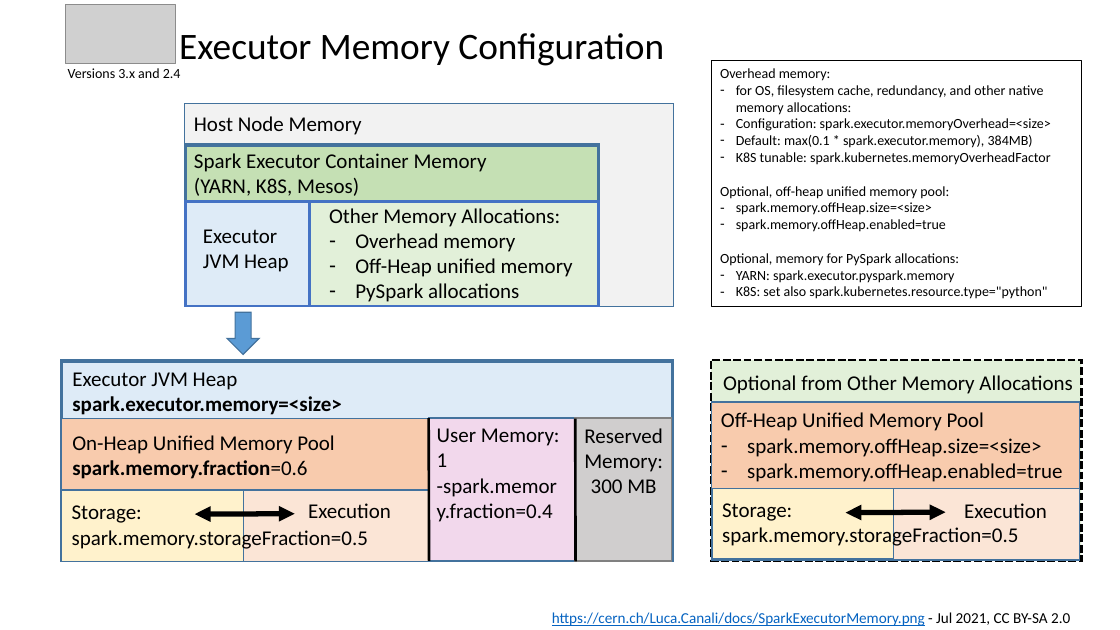
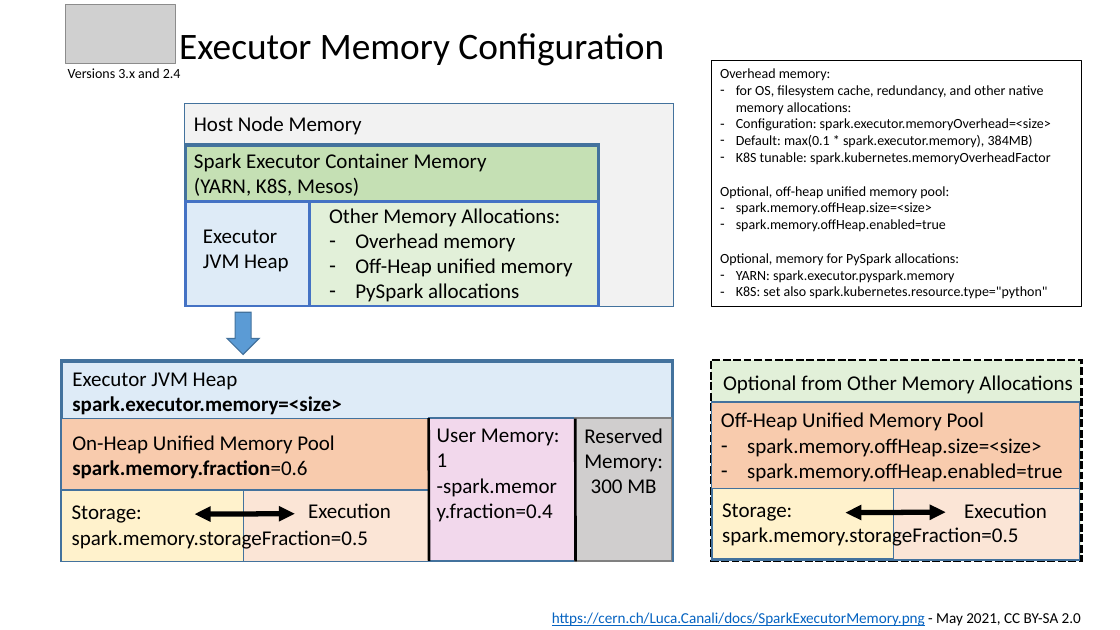
Before and after one commit to LucaCanali/Miscellaneous, a slide deck: slide 1 of Spark_Notes/SparkExecutorMemory.pptx. Drawn at 1120x630 pixels with LibreOffice and Linux fonts; fonts in the diff are those of the drawing; grey boxes stand for pictures. Boxes give left, top, right and bottom in pixels: in the first picture for what was removed or moved away, otherwise in the second. Text is boxed around its words. In the diff, an @@ line names an element or a change of style, - is before the commit and + after.

Commit message:
minor update to SparkExecutorMemory.pptx

```diff
--- a/Spark_Notes/SparkExecutorMemory.pptx
+++ b/Spark_Notes/SparkExecutorMemory.pptx
@@ text at (552,612,1081,626): text changed @@
-https://cern.ch/Luca.Canali/docs/SparkExecutorMemory.png - Jul 2021, CC BY-SA 2.0
+https://cern.ch/Luca.Canali/docs/SparkExecutorMemory.png - May 2021, CC BY-SA 2.0
```
